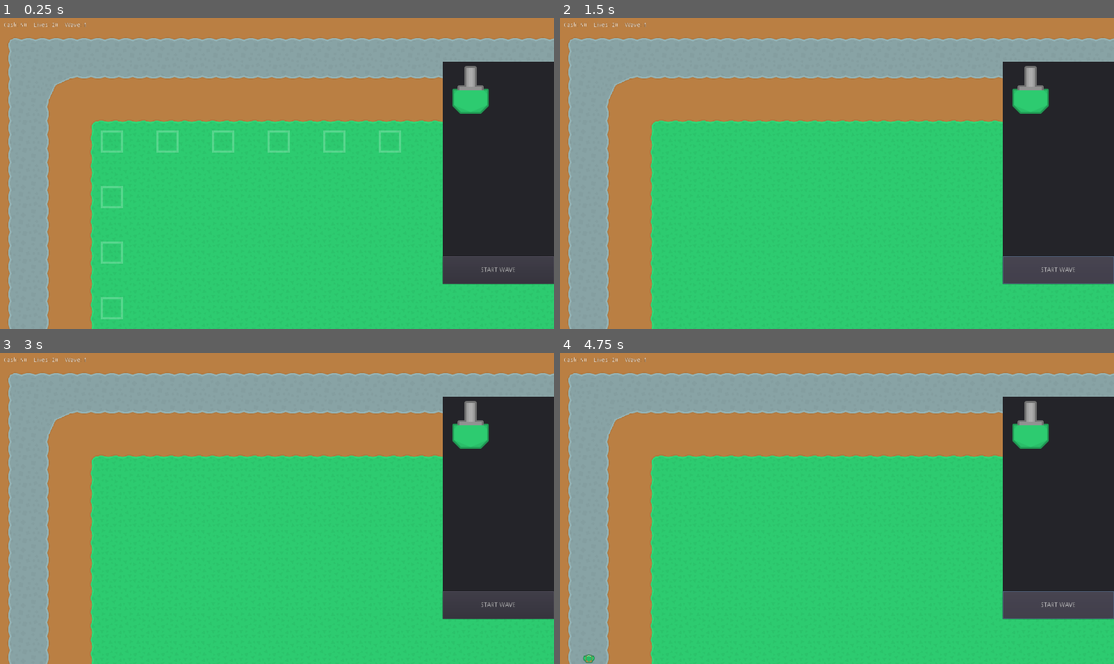
Above: before the commit, frames 1-4 (two rows, left to right).
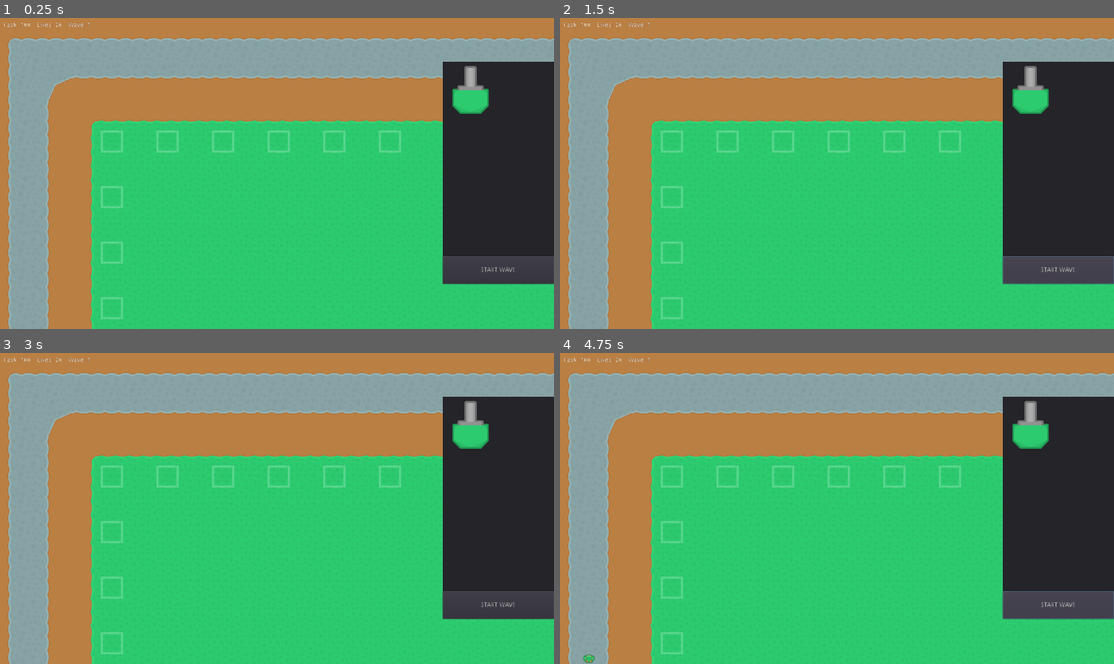
Above: after the commit, the same moments.

Repository: 0xPD33/Infiltration-TD
Game: Godot game, scene res://Scenes/Level1.tscn
Two runs of this game, one before a commit and one after it. Both use one fixed random seed, a clock stepped at 60 frames per second and the inputs below.
Inputs (mouse positions are in pixels of both pictures, inside the frame that each line leads up to):
- Up to frame 1 (0.25 s): no input
- Up to frame 2 (1.5 s): click (1030, 89) at 0.5 s; click "START WAVE" at 1.25 s
- Up to frame 3 (3 s): click "START WAVE" at 2 s; click (470, 424) at 2.75 s
- Up to frame 4 (4.75 s): click (1030, 424) at 3.5 s; click "START WAVE" at 4.25 s

The runs differ from the first frame. In frame 1, less than 0.1% of the frame differs, in the area x 3-17%, y 1-3%; in frame 2, 0.9%, in the area x 3-73%, y 1-97%; in frame 3, 0.9%; in frame 4, 0.9%.

Commit message:
some changes
changes how upgrades are displayed, new AggroCircle script which displays tower range

Diff:
--- a/Scenes/HUD.tscn
+++ b/Scenes/HUD.tscn
@@ -51,7 +51,7 @@
 "_edit_use_anchors_": false
 }
 
-[node name="NinePatchRect" type="NinePatchRect" parent="."]
+[node name="BuyRect" type="NinePatchRect" parent="."]
 anchor_left = 1.0
 anchor_top = 0.5
 anchor_right = 1.0
@@ -59,11 +59,12 @@
 margin_left = -256.0
 margin_top = -256.0
 margin_bottom = 256.0
+mouse_filter = 1
 __meta__ = {
 "_edit_use_anchors_": false
 }
 
-[node name="BuyPanel" type="Panel" parent="NinePatchRect"]
+[node name="BuyPanel" type="Panel" parent="BuyRect"]
 anchor_left = 0.5
 anchor_top = 0.5
 anchor_right = 0.5
@@ -77,7 +78,7 @@
 "_edit_use_anchors_": false
 }
 
-[node name="BuyButton1" type="TextureButton" parent="NinePatchRect/BuyPanel"]
+[node name="BuyButton1" type="TextureButton" parent="BuyRect/BuyPanel"]
 margin_right = 128.0
 margin_bottom = 128.0
 rect_min_size = Vector2( 128, 128 )
@@ -89,7 +90,7 @@
 "_edit_use_anchors_": false
 }
 
-[node name="HBoxContainer" type="HBoxContainer" parent="NinePatchRect/BuyPanel"]
+[node name="HBoxContainer" type="HBoxContainer" parent="BuyRect/BuyPanel"]
 anchor_left = 0.5
 anchor_top = 1.0
 anchor_right = 0.5
@@ -101,12 +102,81 @@
 "_edit_use_anchors_": false
 }
 
-[node name="StartWaveButton" type="Button" parent="NinePatchRect/BuyPanel/HBoxContainer"]
+[node name="StartWaveButton" type="Button" parent="BuyRect/BuyPanel/HBoxContainer"]
 margin_right = 256.0
 margin_bottom = 64.0
 mouse_filter = 1
 size_flags_horizontal = 3
 size_flags_vertical = 3
 text = "START WAVE"
-[connection signal="pressed" from="NinePatchRect/BuyPanel/BuyButton1" to="." method="_on_BuyButton1_pressed"]
-[connection signal="pressed" from="NinePatchRect/BuyPanel/HBoxContainer/StartWaveButton" to="." method="_on_StartWaveButton_pressed"]
+
+[node name="UpgradeRect" type="NinePatchRect" parent="BuyRect"]
+visible = false
+anchor_left = 1.0
+anchor_top = 0.5
+anchor_right = 1.0
+anchor_bottom = 0.5
+margin_left = -448.0
+margin_top = -192.0
+margin_right = -256.0
+margin_bottom = 192.0
+mouse_filter = 1
+__meta__ = {
+"_edit_use_anchors_": false
+}
+
+[node name="UpgradePanel" type="Panel" parent="BuyRect/UpgradeRect"]
+anchor_left = 0.5
+anchor_top = 0.5
+anchor_right = 0.5
+anchor_bottom = 0.5
+margin_left = -96.0
+margin_top = -192.0
+margin_right = 96.0
+margin_bottom = 192.0
+mouse_filter = 1
+size_flags_horizontal = 3
+size_flags_vertical = 3
+__meta__ = {
+"_edit_use_anchors_": false
+}
+
+[node name="VBoxContainer" type="VBoxContainer" parent="BuyRect/UpgradeRect/UpgradePanel"]
+anchor_left = 0.5
+anchor_right = 0.5
+margin_left = -92.0
+margin_top = 4.0
+margin_right = 92.0
+margin_bottom = 380.0
+__meta__ = {
+"_edit_use_anchors_": false
+}
+
+[node name="UpgradesLabel" type="Label" parent="BuyRect/UpgradeRect/UpgradePanel/VBoxContainer"]
+margin_right = 184.0
+margin_bottom = 14.0
+size_flags_vertical = 0
+text = "Upgrades"
+align = 1
+valign = 1
+
+[node name="HBoxContainer" type="HBoxContainer" parent="BuyRect/UpgradeRect/UpgradePanel/VBoxContainer"]
+margin_top = 18.0
+margin_right = 184.0
+margin_bottom = 38.0
+alignment = 1
+
+[node name="Label" type="Label" parent="BuyRect/UpgradeRect/UpgradePanel/VBoxContainer/HBoxContainer"]
+margin_left = 29.0
+margin_top = 3.0
+margin_right = 131.0
+margin_bottom = 17.0
+text = "Fire Rate (Lvl. 1)"
+
+[node name="Button" type="Button" parent="BuyRect/UpgradeRect/UpgradePanel/VBoxContainer/HBoxContainer"]
+margin_left = 135.0
+margin_right = 155.0
+margin_bottom = 20.0
+text = "+"
+[connection signal="pressed" from="BuyRect/BuyPanel/BuyButton1" to="." method="_on_BuyButton1_pressed"]
+[connection signal="pressed" from="BuyRect/BuyPanel/HBoxContainer/StartWaveButton" to="." method="_on_StartWaveButton_pressed"]
--- a/Scenes/Level1.tscn
+++ b/Scenes/Level1.tscn
@@ -91,6 +91,8 @@
 format = 1
 tile_data = PoolIntArray( 262148, 0, 0, 262150, 0, 0, 262152, 0, 0, 262154, 0, 0, 262156, 0, 0, 262158, 0, 0, 393220, 0, 0, 524292, 0, 0, 655364, 0, 0 )
 
+[node name="Towers" type="Node2D" parent="."]
+
 [node name="Path2D" type="Path2D" parent="."]
 position = Vector2( -32.2161, -33.1793 )
 curve = SubResource( 3 )
--- /dev/null
+++ b/Scenes/Towers/AggroCircle.tscn
@@ -0,0 +1,7 @@
+[gd_scene load_steps=2 format=2]
+
+[ext_resource path="res://Scripts/AggroCircle.gd" type="Script" id=1]
+
+[node name="AggroCircle" type="Node2D"]
+visible = false
+script = ExtResource( 1 )
--- a/Scenes/Towers/TurretTower1.tscn
+++ b/Scenes/Towers/TurretTower1.tscn
@@ -1,9 +1,7 @@
-[gd_scene load_steps=7 format=2]
+[gd_scene load_steps=5 format=2]
 
 [ext_resource path="res://Scripts/Tower.gd" type="Script" id=1]
 [ext_resource path="res://Assets/Tilesheet/towerDefense_tilesheet.png" type="Texture" id=2]
-[ext_resource path="res://Scenes/UpgradesPopup.tscn" type="PackedScene" id=3]
-[ext_resource path="res://Scripts/Upgrades.gd" type="Script" id=4]
 
 [sub_resource type="RectangleShape2D" id=1]
 extents = Vector2( 26, 31.3422 )
@@ -43,23 +41,10 @@
 
 [node name="ShootTimer" type="Timer" parent="."]
 wait_time = 0.1
-
-[node name="Upgrades" type="Node2D" parent="."]
-script = ExtResource( 4 )
-
-[node name="CanvasLayer" type="CanvasLayer" parent="."]
-layer = 2
-
-[node name="UpgradesPopup" parent="CanvasLayer" instance=ExtResource( 3 )]
-visible = true
-anchor_top = 1.0
-anchor_bottom = 1.0
-margin_top = -848.0
-margin_bottom = -848.0
 [connection signal="area_entered" from="." to="." method="_on_TurretTower1_area_entered"]
 [connection signal="area_exited" from="." to="." method="_on_TurretTower1_area_exited"]
-[connection signal="mouse_entered" from="." to="." method="_on_TurretTower1_mouse_entered"]
-[connection signal="mouse_exited" from="." to="." method="_on_TurretTower1_mouse_exited"]
+[connection signal="mouse_entered" from="." to="." method="_on_mouse_entered"]
+[connection signal="mouse_exited" from="." to="." method="_on_mouse_exited"]
 [connection signal="area_entered" from="AggroRange" to="." method="_on_AggroRange_area_entered"]
 [connection signal="area_exited" from="AggroRange" to="." method="_on_AggroRange_area_exited"]
 [connection signal="timeout" from="ShootTimer" to="." method="_on_ShootTimer_timeout"]
--- a/Scenes/UpgradesPopup.tscn
+++ b/Scenes/UpgradesPopup.tscn
@@ -3,7 +3,6 @@
 [ext_resource path="res://Scripts/UpgradesPopup.gd" type="Script" id=1]
 
 [node name="UpgradesPopup" type="Popup"]
-visible = true
 anchor_left = 0.5
 anchor_top = 0.5
 anchor_right = 0.5
--- /dev/null
+++ b/Scripts/AggroCircle.gd
@@ -0,0 +1,26 @@
+extends Node2D
+
+var circle
+var circle_pos
+var circle_radius
+var circle_color
+
+
+func _ready():
+	add_to_group("AggroCircle")
+
+
+func _draw():
+	draw_circle(circle_pos, circle_radius, circle_color)
+
+
+func draw_aggro_range(pos, radius, color):
+	circle_pos = pos
+	circle_radius = radius
+	circle_color = color
+
+	show()
+
+
+func hide_aggro_range():
+	queue_free()
--- a/Scripts/Game.gd
+++ b/Scripts/Game.gd
@@ -1,6 +1,7 @@
 extends Node2D
 
 var turret_tower_1 = load("res://Scenes/Towers/TurretTower1.tscn")
+var towers = []
 var instance
 
 var building = false
@@ -30,10 +31,10 @@
 		end_game()
 
 
-func tower_built(tower_name):
+func tower_built(tower):
 	building = false
 
-	match tower_name:
+	match tower:
 		"TurretTower1":
 			add_cash(-50)
 
@@ -44,7 +45,7 @@
 	if !building:
 		building = true
 		instance = turret_tower_1.instance()
-		add_child(instance)
+		get_node("Towers").add_child(instance)
 
 
 func show_hide_towerbases(is_visible):
@@ -53,14 +54,12 @@
 
 func start_wave():
 	wave_started = true
-	show_hide_towerbases(false)
 	get_tree().call_group("Spawner", "start_wave")
 
 
 func advance_wave():
 	if wave_started:
 		end_wave()
-		show_hide_towerbases(true)
 		Global.wave += 1
 		get_tree().call_group("HUD", "sync_wave_label")
 		get_tree().call_group("Enemy", "setup_stats")
--- a/Scripts/Global.gd
+++ b/Scripts/Global.gd
@@ -1,5 +1,5 @@
 extends Node
 
-var cash : int = 50
+var cash : int = 100
 var wave : int = 0
 var lives : int = 20
--- a/Scripts/HUD.gd
+++ b/Scripts/HUD.gd
@@ -10,7 +10,7 @@
 
 
 func setup_tooltips():
-	$NinePatchRect/BuyPanel/BuyButton1.set_tooltip("Buy Single Turret Tower. Cost: 50")
+	$BuyRect/BuyPanel/BuyButton1.set_tooltip("Buy Single Turret Tower. Cost: 50")
 
 
 func sync_lives_label():
@@ -25,6 +25,14 @@
 	$HBoxContainer/CashLabel.text = "Cash: " + str(Global.cash)
 
 
+func show_upgrades():
+	$BuyRect/UpgradeRect.visible = true
+
+
+func hide_upgrades():
+	$BuyRect/UpgradeRect.visible = false
+
+
 func _on_BuyButton1_pressed():
 	if Global.cash >= 50:
 		get_tree().call_group("Game", "buy_button_1")
--- a/Scripts/Tower.gd
+++ b/Scripts/Tower.gd
@@ -24,13 +24,17 @@
 var instance
 var projectile = load("res://Scenes/Projectiles/Projectile1.tscn")
 var shooting = false
+
+var fire_rate
 var fire_range
+
+var aggro_circle = load("res://Scenes/Towers/AggroCircle.tscn")
 
 
 func _ready():
 	add_to_group("Tower")
 	fire_range = $AggroRange/CollisionShape2D.get_shape().radius
-	tilemap = get_parent().get_node("TowerBases")
+	tilemap = get_parent().get_parent().get_node("TowerBases")
 	cell_size = tilemap.cell_size
 
 
@@ -64,16 +68,56 @@
 				target_position = current_target.get_global_transform().origin
 				$TurretTowerGun.rotation = (target_position - position).angle() - deg2rad(-90)
 
+		if Input.is_action_just_pressed("left_click"):
+			select_tower()
 
-func _input(event):
-	if event is InputEventMouseButton:
-		if event.button_index == BUTTON_LEFT and event.is_pressed():
-			if can_select and !building:
-				selected = true
-				$CanvasLayer/UpgradesPopup.rect_position.x = get_position().x
-				$CanvasLayer/UpgradesPopup.rect_position.y = get_position().y
-				get_tree().call_group("Upgrades", "_setup_vars")
-				$CanvasLayer/UpgradesPopup.show()
+
+func select_tower():
+	if can_select and !selected:
+		selected = true
+		create_range_circle(fire_range)
+		get_tree().call_group("HUD", "show_upgrades")
+	elif !can_select and selected:
+		selected = false
+		hide_range_circle()
+		get_tree().call_group("HUD", "hide_upgrades")
+
+
+#func _input(event):
+#	if event is InputEventMouseButton:
+#		if event.button_index == BUTTON_LEFT && event.pressed and event.button_index == BUTTON_LEFT and !building:
+#			if can_select:
+#				selected = true
+#				create_range_circle(fire_range)
+#				get_tree().call_group("HUD", "show_upgrades")
+#			else:
+#				selected = false
+#				hide_range_circle()
+#				get_tree().call_group("HUD", "hide_upgrades")
+
+
+#func _input_event(viewport: Object, event: InputEvent, shape_idx: int):
+#	if Input.is_action_just_pressed("left_click") and !building:
+#		if can_select:
+#			selected = true
+#			create_range_circle(fire_range)
+#			get_tree().call_group("HUD", "show_upgrades")
+#		elif !can_select:
+#			selected = false
+#			hide_range_circle()
+#			get_tree().call_group("HUD", "hide_upgrades")
+
+
+#func _on_TurretTower1_input_event(viewport: Node, event: InputEvent, shape_idx: int):
+#	if (event is InputEventMouseButton && event.pressed and event.button_index == BUTTON_LEFT):
+#		if can_select and !building:
+#			selected = true
+#			create_range_circle(fire_range)
+#			get_tree().call_group("HUD", "show_upgrades")
+#		else:
+#			selected = false
+#			hide_range_circle()
+#			get_tree().call_group("HUD", "hide_upgrades")
 
 
 func choose_target():
@@ -100,6 +144,17 @@
 								cell_position.y * cell_size.y + cell_size.y / 2)
 	else:
 		can_build = false
+
+
+func create_range_circle(circle_range):
+	var circle = aggro_circle.instance()
+	circle.position = get_node("AggroRange/CollisionShape2D").position
+	get_node("AggroRange").add_child(circle)
+	circle.draw_aggro_range(circle.position, circle_range, Color(0.1, 0.1, 0.1, 0.33))
+
+
+func hide_range_circle():
+	get_tree().call_group("AggroCircle", "hide_aggro_range")
 
 
 func _on_AggroRange_area_entered(area: Area2D):
@@ -133,9 +188,9 @@
 		colliding = false
 
 
-func _on_TurretTower1_mouse_entered():
+func _on_mouse_entered():
 	can_select = true
 
 
-func _on_TurretTower1_mouse_exited():
+func _on_mouse_exited():
 	can_select = false
--- a/Scripts/Upgrades.gd
+++ b/Scripts/Upgrades.gd
@@ -1,12 +1,13 @@
 extends Node2D
 
-var fire_rate_value = 0
-var fire_rate_lvl = 0
+var fire_rate_value : float = 0
+var fire_rate_lvl : int = 0
 
-var fire_range_value = 0
-var fire_range_lvl = 0
+var fire_range_value : int = 0
+var fire_range_lvl : int = 0
 
-var upgrade_cost
+var fire_rate_upgrade_cost : int = 0
+var fire_range_upgrade_cost : int = 0
 
 var upgrades = {"tower_upgrades":
 	{
@@ -25,31 +26,25 @@
 	}
 }
 
-onready var UpgradesPopup = get_parent().get_node("CanvasLayer/UpgradesPopup")
 
-
-func _ready():
-	add_to_group("Upgrades")
-
-
-func _setup_vars():
+func setup_vars():
 	fire_rate_value = upgrades["tower_upgrades"]["fire_rate"]["rate_of_fire"][0]
 	fire_rate_lvl = upgrades["tower_upgrades"]["fire_rate"]["levels"][0]
+	fire_rate_upgrade_cost = upgrades["tower_upgrades"]["fire_rate"]["cost"][fire_rate_lvl]
 	fire_range_value = upgrades["tower_upgrades"]["fire_range"]["range_of_fire"][0]
 	fire_range_lvl = upgrades["tower_upgrades"]["fire_range"]["levels"][0]
-
-	UpgradesPopup.set_values(fire_rate_value, fire_rate_lvl,
-							 fire_range_value, fire_range_lvl)
+	fire_range_upgrade_cost = upgrades["tower_upgrades"]["fire_range"]["cost"][fire_rate_lvl]
 
 
 func fire_rate_level_up():
-	upgrade_cost = upgrades["tower_upgrades"]["fire_rate"]["cost"][fire_rate_lvl]
+	if fire_rate_lvl <= upgrades["tower_upgrades"]["fire_rate"]["levels"].size():
+		fire_rate_lvl += 1
+		fire_rate_value = fire_rate_lvl
+		get_tree().call_group("Game", "add_cash", -fire_rate_upgrade_cost)
 
-	if fire_rate_lvl <= upgrades["tower_upgrades"]["fire_rate"]["levels"].size():
-		if Global.cash > upgrade_cost:
-			fire_rate_lvl += 1
-			fire_rate_value += 1
-			get_tree().call_group("Game", "add_cash", -upgrade_cost)
 
-			UpgradesPopup.set_values(fire_rate_value, fire_rate_lvl,
-									 fire_range_value, fire_range_lvl)
+func fire_range_level_up():
+	if fire_range_lvl <= upgrades["tower_upgrades"]["fire_range"]["levels"].size():
+		fire_range_lvl += 1
+		fire_range_value = fire_range_lvl
+		get_tree().call_group("Game", "add_cash", -fire_range_upgrade_cost)
--- a/Scripts/UpgradesPopup.gd
+++ b/Scripts/UpgradesPopup.gd
@@ -8,17 +8,23 @@
 var fire_range_value : float
 var fire_range_lvl : int
 
+var fire_rate_upgrade_cost : int
+var fire_range_upgrade_cost : int
+
 var fire_rate_tooltip_value : String
 
 onready var fire_rate_upgrade_btn = $PanelContainer/StatsContainer/FireRateContainer/UpgradeButton
 onready var fire_rate_description = $PanelContainer/StatsContainer/FireRateContainer/FireRateDesc
 
 
-func set_values(rate_val, rate_lvl, range_val, range_lvl):
+func set_values(rate_val, rate_lvl, rate_cost, range_val, range_lvl, range_cost):
 	fire_rate_value = rate_val
 	fire_rate_lvl = rate_lvl
 	fire_range_value = range_val
 	fire_range_lvl = range_lvl
+
+	fire_rate_upgrade_cost = rate_cost
+	fire_range_upgrade_cost = range_cost
 
 	_setup_tooltips()
 	_update_description()
@@ -40,6 +46,13 @@
 	 " projectiles/s " + "(Lv." + str(fire_rate_lvl) + ")")
 
 
+func _disable_buttons():
+	if Global.cash < fire_rate_upgrade_cost:
+		fire_rate_upgrade_btn.disabled = true
+	else:
+		fire_rate_upgrade_btn.disabled = false
+
+
 func _on_UpgradeButton_pressed():
 	get_tree().call_group("Upgrades", "fire_rate_level_up")
 	_setup_tooltips()
--- a/project.godot
+++ b/project.godot
@@ -22,6 +22,7 @@
 [autoload]
 
 Global="*res://Scripts/Global.gd"
+Upgrades="*res://Scripts/Upgrades.gd"
 
 [display]
 
